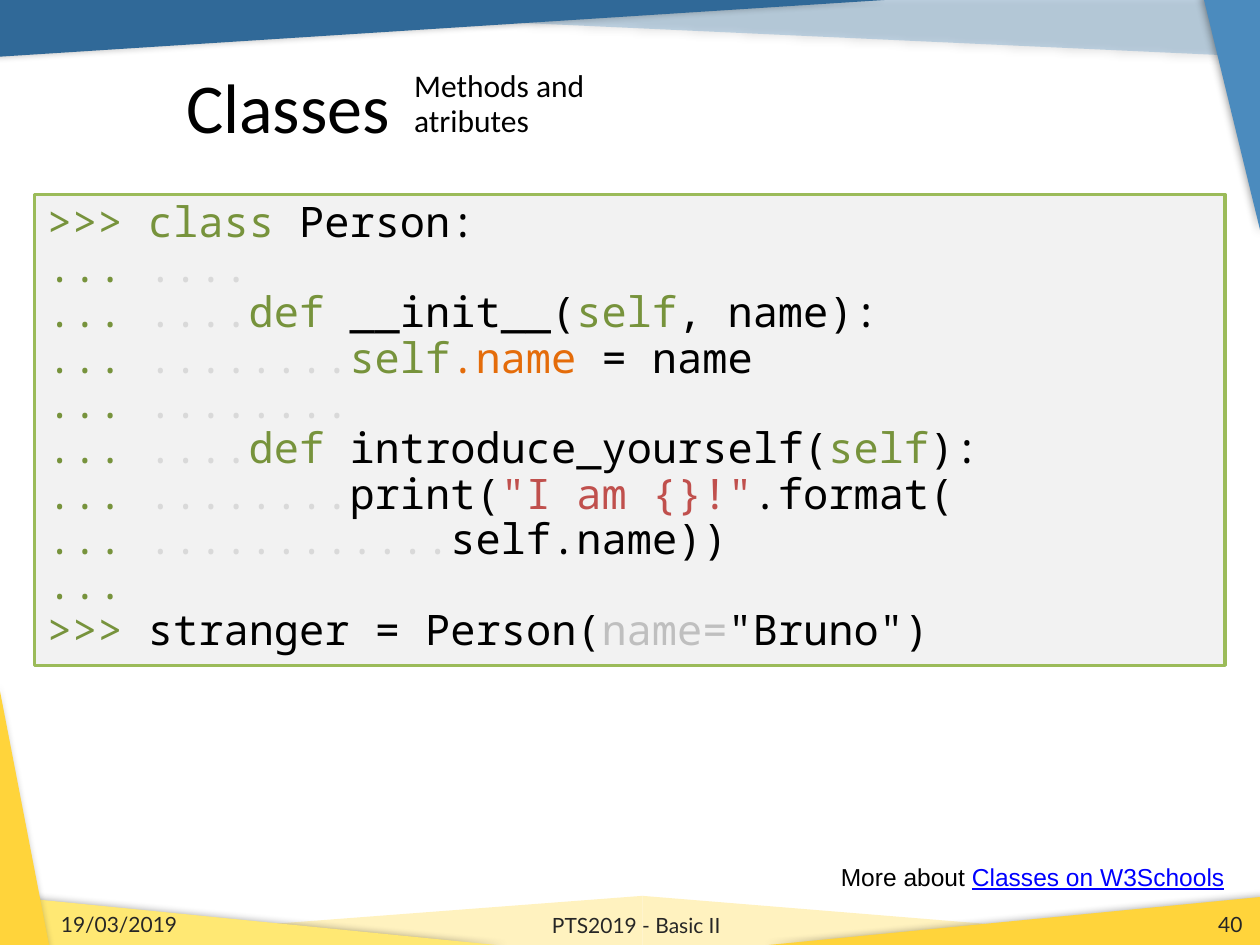
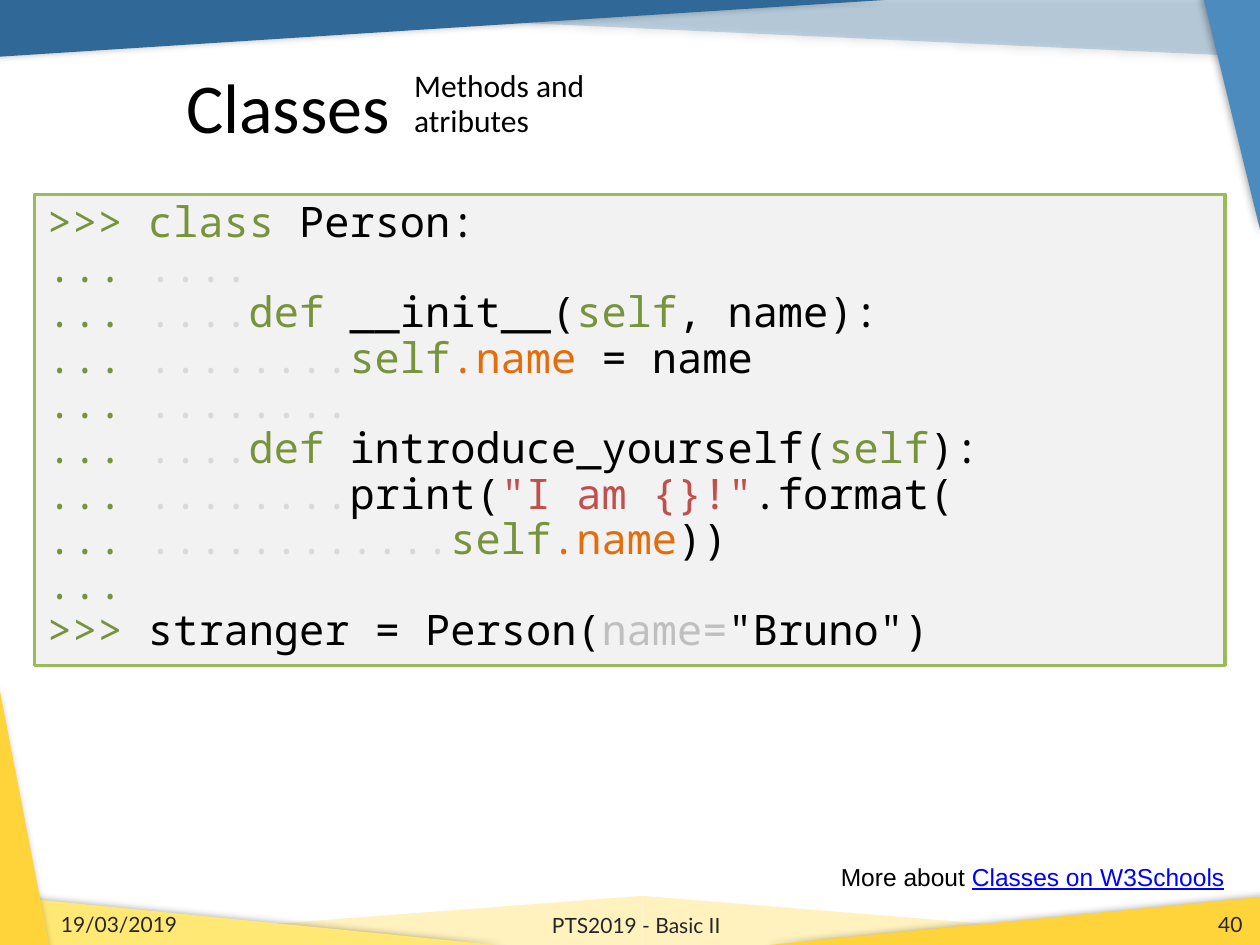
Before and after one commit to b1quint/Python-Tutorial-Series, a slide deck: slide 40 of Presentations/PTS2019_Basics_II.pptx. Drawn at 1260x945 pixels with LibreOffice and Linux fonts; fonts in the diff are those of the drawing; background and template pictures are left out. Boxes give left, top, right and bottom in pixels: in the first picture for what was removed or moved away, otherwise in the second. Text is boxed around its words. In the diff, an @@ line names an element or a change of style, - is before the commit and + after.

```diff
--- a/Presentations/PTS2019_Basics_II.pptx
+++ b/Presentations/PTS2019_Basics_II.pptx
@@ text in rectangle at (148, 515, 728, 561): text colour #000000 to #77933C, text colour #000000 to #E46C0A in "............self.name))" @@
```
Also in this commit, not shown: 4 other slides changed, 1 slide removed, 1 other file.
